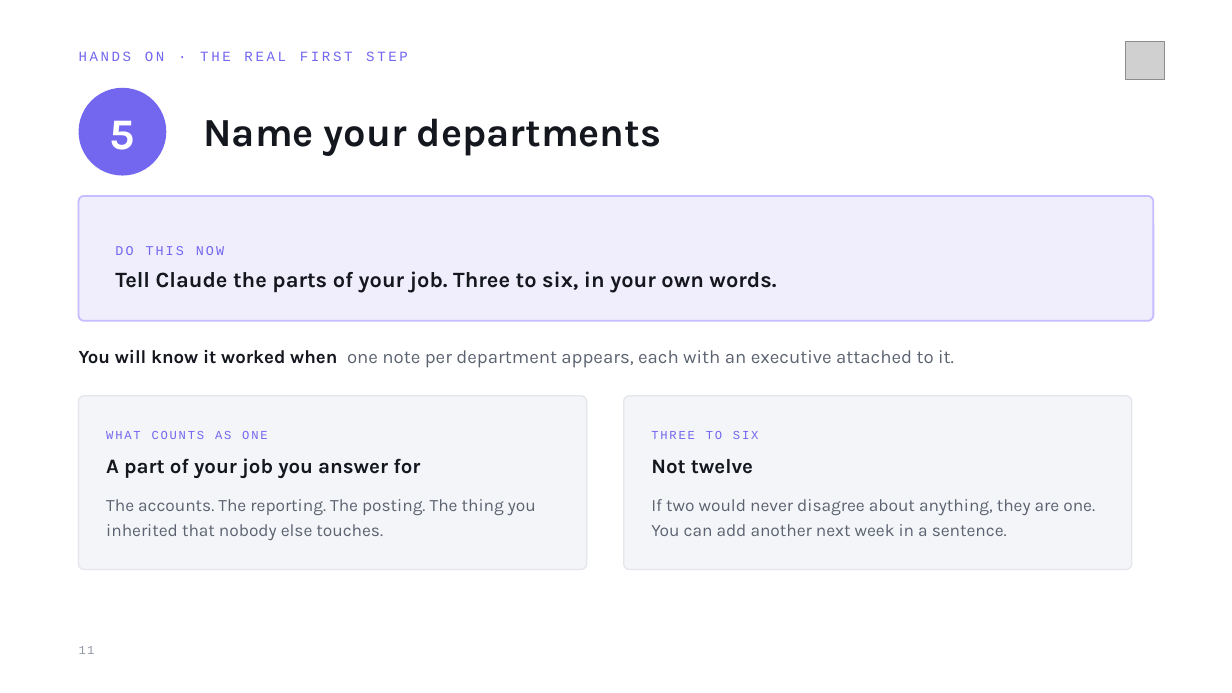
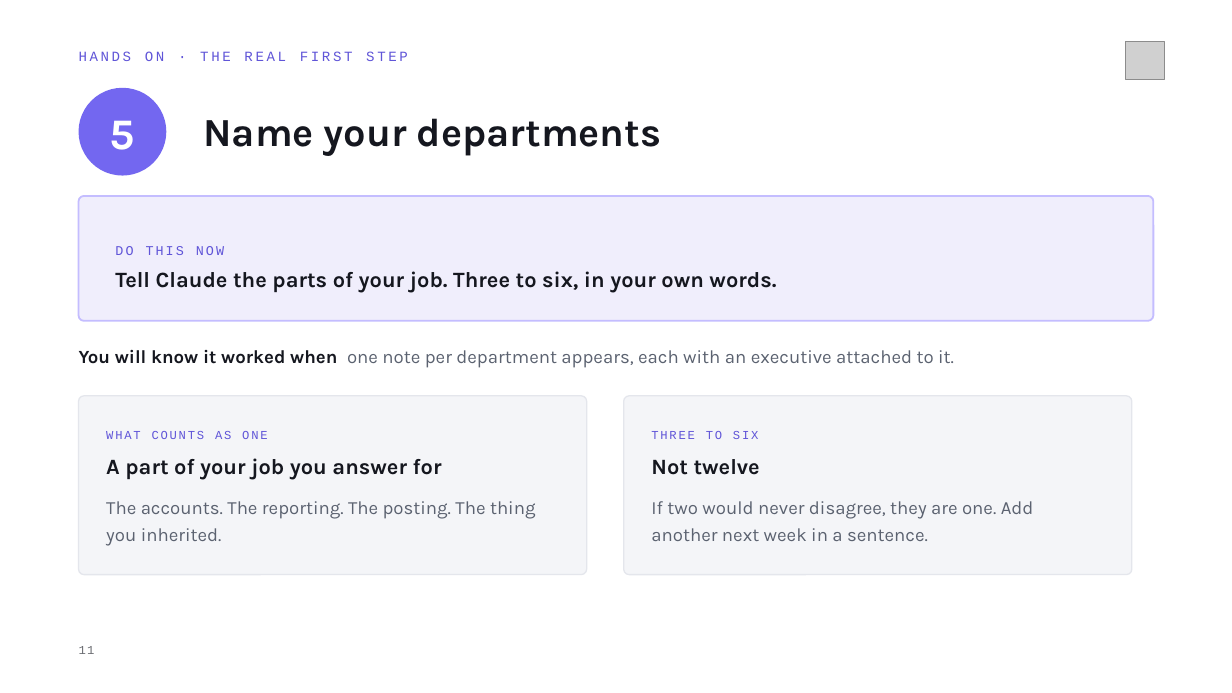
Before and after one commit to MeshPro-iPaaS/ai-ops-framework, a slide deck: slide 11 of docs/Personal AI Assistant — Installation.pptx. Drawn at 1232x693 pixels with LibreOffice and Linux fonts; fonts in the diff are those of the drawing; grey boxes stand for pictures. Boxes give left, top, right and bottom in pixels: in the first picture for what was removed or moved away, otherwise in the second. Text is boxed around its words. In the diff, an @@ line names an element or a change of style, - is before the commit and + after.

```diff
--- a/docs/Personal AI Assistant — Installation.pptx
+++ b/docs/Personal AI Assistant — Installation.pptx
@@ text at <box>115,246,224,255</box>: text colour #7367F0 to #6055D8 in "DO THIS NOW" @@
@@ rounded rectangle: place and size @@
-rounded rectangle at <box>79,396,587,569</box>
+rounded rectangle at <box>79,396,587,575</box>
@@ rounded rectangle at <box>79,396,587,575</box>: proportions changed @@
@@ rounded rectangle at <box>624,396,1132,575</box>: proportions changed @@
@@ rounded rectangle: place and size @@
-rounded rectangle at <box>624,396,1132,569</box>
+rounded rectangle at <box>624,396,1132,575</box>
@@ text colour #7367F0 to #6055D8 in 3 elements at <box>79,51,408,61</box>, <box>106,431,267,439</box>, <box>651,431,758,439</box> @@
@@ text "A part of your job ..." at <box>106,458,442,480</box>: size 16 to 17 pt; line spacing 19.2pt to 20.4pt @@
@@ text "Not twelve" at <box>651,459,760,475</box>: size 16 to 17 pt; line spacing 19.2pt to 20.4pt @@
@@ text at <box>106,501,536,546</box>: text changed; size 13.5 to 14.5 pt @@
-The accounts. The reporting. The posting. The thing you inherited that nobody else touches.
+The accounts. The reporting. The posting. The thing you inherited.
@@ text at <box>651,501,1034,541</box>: text changed; size 13.5 to 14.5 pt @@
-If two would never disagree about anything, they are one. You can add another next week in a sentence.
+If two would never disagree, they are one. Add another next week in a sentence.
@@ text "11" at <box>79,646,95,654</box>: text colour #9198A6 to #6B6D72 @@
```
Also in this commit, not shown: 17 other slides changed, 1 other file.
